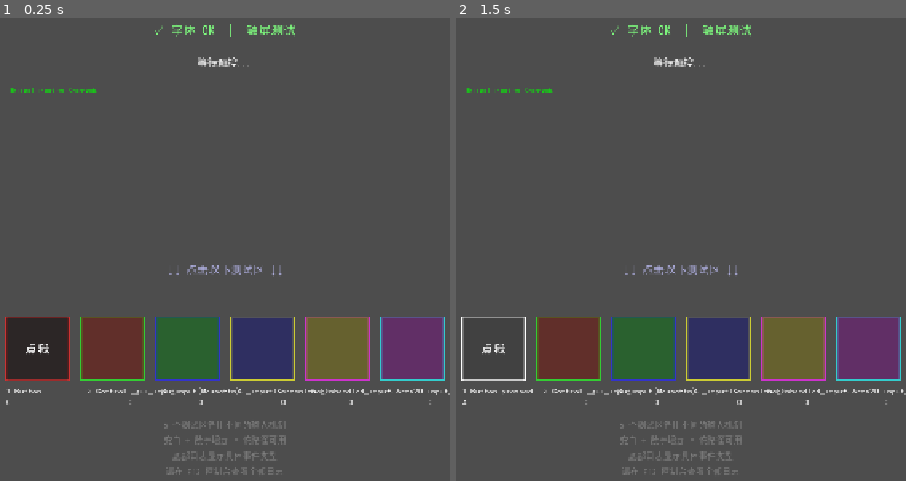
Above: before the commit, frames 1-2 (left to right).
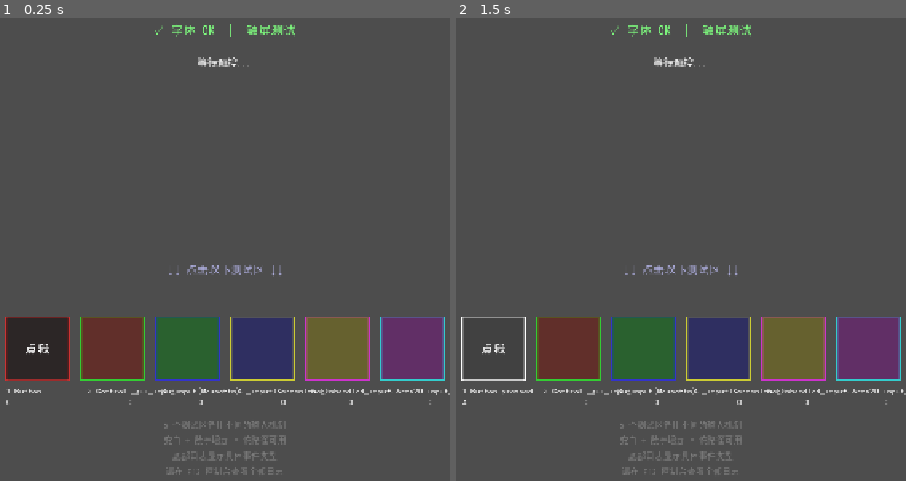
Above: after the commit, the same moments.

Repository: Eastplain/godot-h5-test
Game: Godot game, scene res://scene/main.tscn
The game is run twice, just before and just after one commit, with the same random seed, the same clock (stepped at 60 frames per second) and the same inputs.
Inputs:
- Up to frame 1 (0.25 s): no input
- Up to frame 2 (1.5 s): click "点我" at 0.5 s; click "点我" at 1.25 s

The runs differ from the first frame. In frame 1, 0.1% of the frame differs, in the area x 2-22%, y 15-17%; in frame 2, 0.1%.
Error after the commit: Parse Error: Identifier "dbg_el" not declared in the current scope. (res://scene/ios_touch_bridge.gd:65)

Commit message:
fix: use JavaScriptBridge.get_interface('document') instead of eval

Diff:
--- a/scene/ios_touch_bridge.gd
+++ b/scene/ios_touch_bridge.gd
@@ -48,20 +48,25 @@
 	if frame_count % 10 != 1:
 		return  # 每10帧查一次
 
-	# 通过 DOM 元素 data-queue 读 touch 数据
-	var raw = JavaScriptBridge.eval("document.getElementById('_gd_touch_dbg').getAttribute('data-queue')||''")
+	# 用 get_interface 直接操作 DOM，完全绕过 eval
+	var doc = JavaScriptBridge.get_interface("document")
+	var raw = ""
+	if doc != null:
+		var dbg_el = doc.call("getElementById", "_gd_touch_dbg")
+		if dbg_el != null:
+			var q_attr = dbg_el.call("getAttribute", "data-queue")
+			if q_attr != null and q_attr.length() > 0:
+				raw = str(q_attr)
+				dbg_el.call("removeAttribute", "data-queue")
 
-	if raw == null or raw.length() == 0:
+	if raw.length() == 0:
 		if dbg and frame_count % 120 == 1:
-			var dom_text = JavaScriptBridge.eval("document.getElementById('_gd_touch_dbg').textContent.substring(0,50)")
-			var has_data = JavaScriptBridge.eval("document.getElementById('_gd_touch_dbg').getAttribute('data-queue')?'yes':'no'")
-			dbg.text = "[Bridge] idle dom=%s has=%s" % [str(dom_text), str(has_data)]
+			var dom_text = ""
+			if doc != null and dbg_el != null:
+				dom_text = str(dbg_el.get("textContent"))
+			dbg.text = "[Bridge] idle dom=%s doc=%s" % [dom_text.left(40), str(doc != null)]
 		return
 
-	# 清理 DOM 中的数据标记
-	JavaScriptBridge.eval("document.getElementById('_gd_touch_dbg').removeAttribute('data-queue')")
-
-	# 解析数据: "touchstart|0|x|y;touchend|0|x|y"
 	var items = raw.split(";")
 	for item in items:
 		var parts = item.split("|")
Not shown, changed: docs/index.html
Not shown, changed: docs/index.pck
